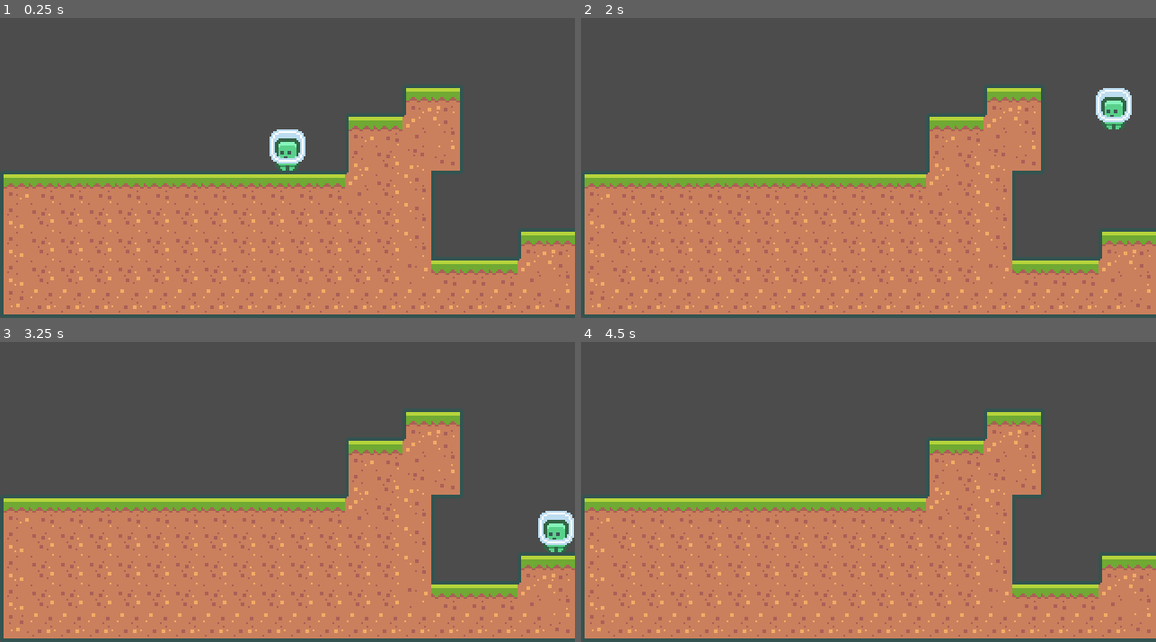
Above: before the commit, frames 1-4 (two rows, left to right).
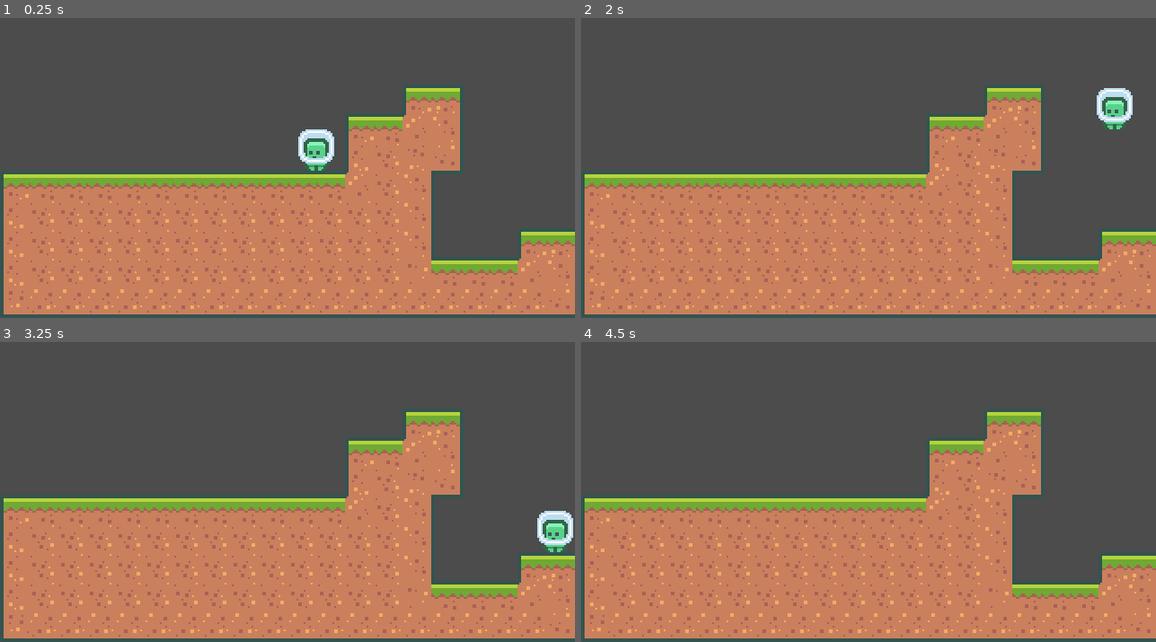
Above: after the commit, the same moments.

Repository: LeeSwallow/2D-Game-Course
Game: Godot game, scene res://scenes/Main.tscn
Two runs of this game, one before a commit and one after it. Both use one fixed random seed, a clock stepped at 60 frames per second and the inputs below.
Inputs:
- Up to frame 1 (0.25 s): no input
- Up to frame 2 (2 s): tap Enter at 0.5 s; hold W (jump) 0.53-1.28 s; hold D (move_right) from 0.53 s (still down); tap W (jump) at 1.35, 1.52, 1.82 s
- Up to frame 3 (3.25 s): release D (move_right) at 2.03 s; hold A (move_left) 2.03-2.78 s; hold W (jump) 2.03-2.78 s; hold D (move_right) from 2.78 s (still down); tap W (jump) at 2.85, 3.02 s
- Up to frame 4 (4.5 s): tap W (jump) at 3.32, 4.35 s; hold W (jump) 3.53-4.28 s; tap Space at 4.25 s; release D (move_right) at 4.28 s; hold A (move_left) from 4.28 s (still down)

The runs differ from the first frame. In frame 1, 1.3% of the frame differs, in the area x 46-59%, y 37-51%; in frame 2, 0.2%; in frame 3, 0.2%; in frame 4, nothing differs.

Commit message:
세부사항 변경     1. strech veiwport로 변경     2. 2d pixel 렌더링     3. 입력 함수 모듈화

Diff:
--- a/project.godot
+++ b/project.godot
@@ -20,8 +20,12 @@
 window/size/height=180
 window/size/test_width=1920
 window/size/test_height=1080
-window/stretch/mode="2d"
+window/stretch/mode="viewport"
 window/stretch/aspect="keep"
+
+[global]
+
+pixel=false
 
 [gui]
 
@@ -82,4 +86,5 @@
 
 [rendering]
 
+2d/snapping/use_gpu_pixel_snap=true
 environment/default_environment="res://default_env.tres"
--- a/scenes/Main.tscn
+++ b/scenes/Main.tscn
@@ -1,11 +1,7 @@
-[gd_scene load_steps=5 format=2]
+[gd_scene load_steps=3 format=2]
 
 [ext_resource path="res://resources/grass_dirt.tres" type="TileSet" id=1]
-[ext_resource path="res://assets/player/character_0000.png" type="Texture" id=2]
-[ext_resource path="res://scenes/Player.gd" type="Script" id=3]
-
-[sub_resource type="RectangleShape2D" id=1]
-extents = Vector2( 6, 8 )
+[ext_resource path="res://scenes/Player.tscn" type="PackedScene" id=2]
 
 [node name="Node" type="Node"]
 
@@ -15,16 +11,8 @@
 format = 1
 tile_data = PoolIntArray( -393212, 0, 0, -393211, 0, 2, -327678, 0, 0, -327677, 0, 1, -327676, 0, 65540, -327675, 0, 65 …(1507 unchanged characters)…
 
-[node name="Player" type="KinematicBody2D" parent="."]
-script = ExtResource( 3 )
-
-[node name="Sprite" type="Sprite" parent="Player"]
-position = Vector2( 0, -80 )
-texture = ExtResource( 2 )
-
-[node name="CollisionShape2D" type="CollisionShape2D" parent="Player"]
-position = Vector2( 0, -76 )
-shape = SubResource( 1 )
+[node name="Player" parent="." instance=ExtResource( 2 )]
+position = Vector2( 16, -67 )
 
 [node name="Camera2D" type="Camera2D" parent="."]
 position = Vector2( 0, -56 )
--- a/scenes/Player.gd
+++ b/scenes/Player.gd
@@ -13,11 +13,7 @@
 	pass # Replace with function body.
 
 func _process(delta):
-
-	# 입력 메카니즘
-	var moveVector = Vector2.ZERO
-	moveVector.x = Input.get_action_strength("move_right") - Input.get_action_strength("move_left")
-	moveVector.y = (-1) if Input.is_action_just_pressed("jump") else 0
+	var moveVector = get_movement_vector()
 
 	# 횡 이동 메카니즘
 	velocity.x += moveVector.x * HorizontalAcceleration * delta
@@ -39,3 +35,10 @@
 		velocity.y +=  gravity * delta
 
 	velocity = move_and_slide(velocity, Vector2.UP) # 속도, 상하 지정
+
+# 입력 메카니즘 모듈화
+func get_movement_vector():
+		var moveVector = Vector2.ZERO
+		moveVector.x = Input.get_action_strength("move_right") - Input.get_action_strength("move_left")
+		moveVector.y = (-1) if Input.is_action_just_pressed("jump") else 0
+		return moveVector
--- /dev/null
+++ b/scenes/Player.tscn
@@ -0,0 +1,17 @@
+[gd_scene load_steps=4 format=2]
+
+[ext_resource path="res://scenes/Player.gd" type="Script" id=1]
+[ext_resource path="res://assets/player/character_0000.png" type="Texture" id=2]
+
+[sub_resource type="RectangleShape2D" id=1]
+extents = Vector2( 6, 8 )
+
+[node name="Player" type="KinematicBody2D"]
+script = ExtResource( 1 )
+
+[node name="Sprite" type="Sprite" parent="."]
+position = Vector2( 0, -4 )
+texture = ExtResource( 2 )
+
+[node name="CollisionShape2D" type="CollisionShape2D" parent="."]
+shape = SubResource( 1 )
